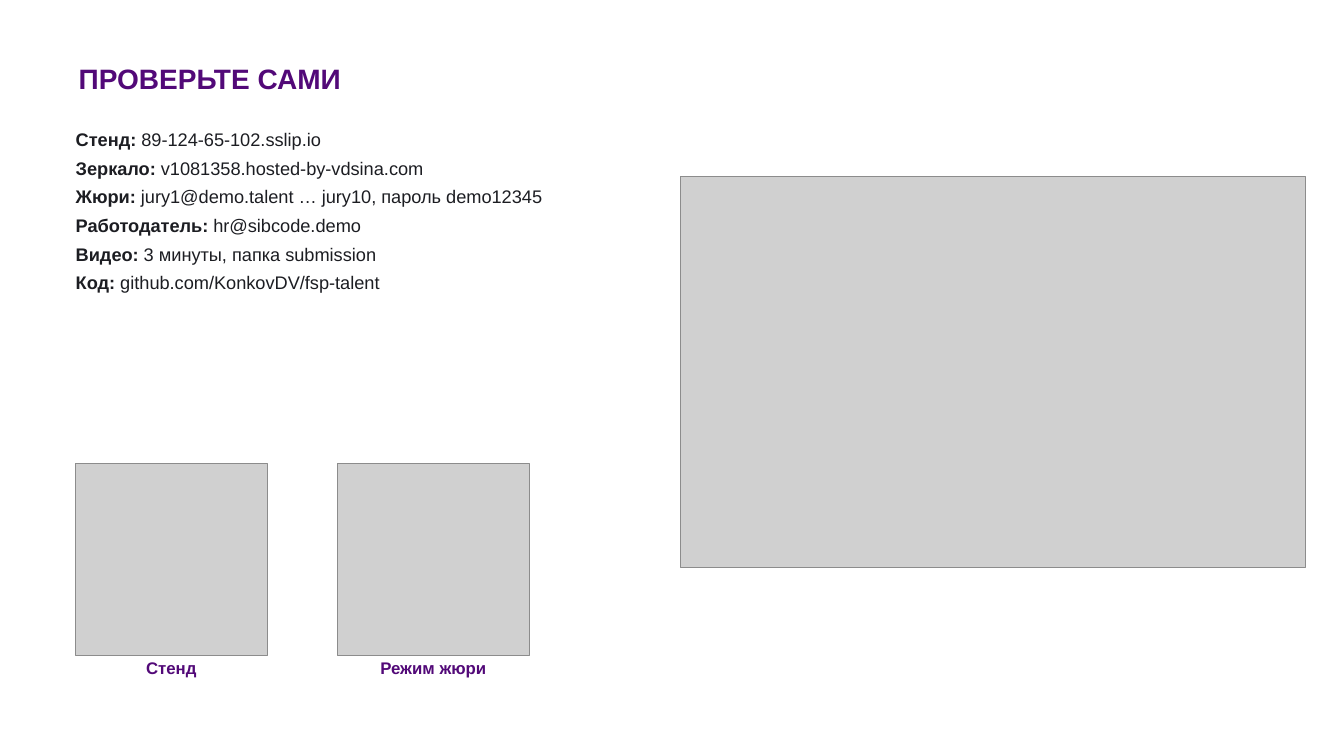
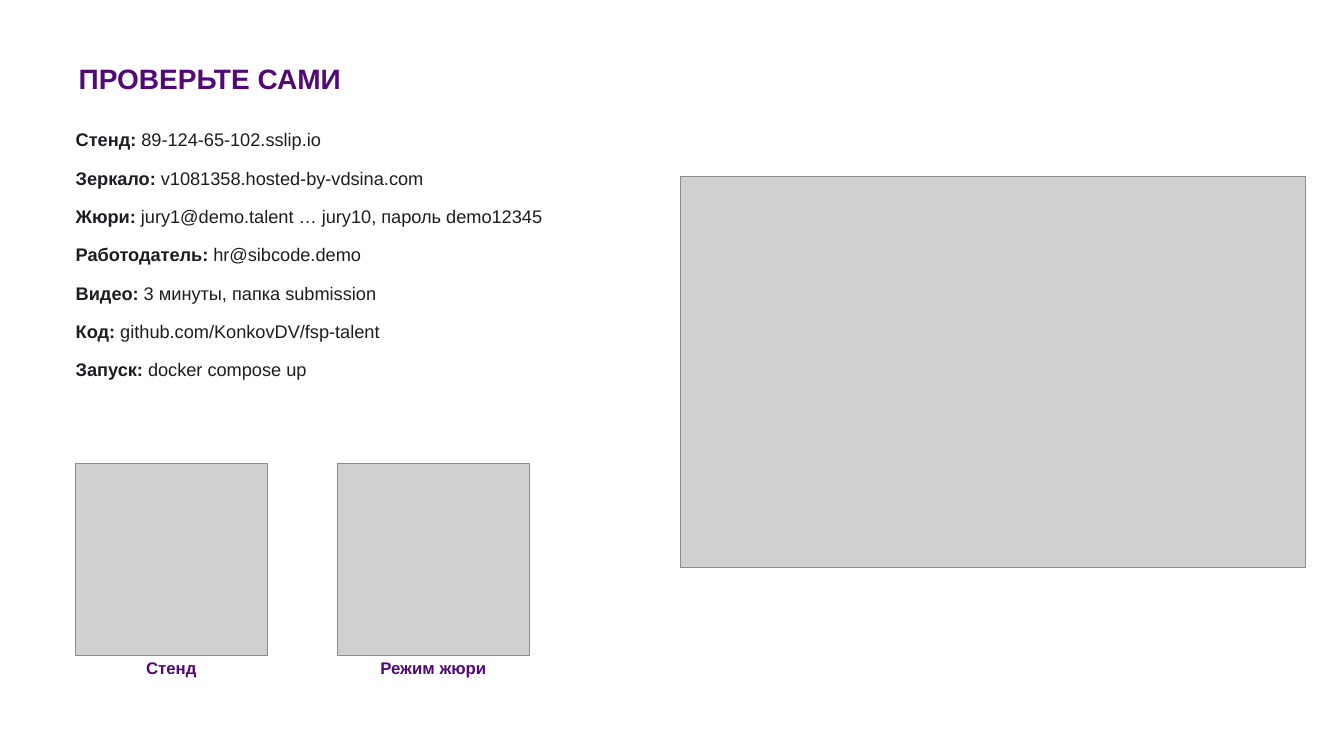
Before and after one commit to KonkovDV/fsp-talent, a slide deck: slide 28 of submission/03-presentation/FSP_Talent_presentation.pptx. Drawn at 1344x756 pixels with LibreOffice and Linux fonts; fonts in the diff are those of the drawing; grey boxes stand for pictures; background and template pictures are left out. Boxes give left, top, right and bottom in pixels: in the first picture for what was removed or moved away, otherwise in the second. Text is boxed around its words. In the diff, an @@ line names an element or a change of style, - is before the commit and + after.

Commit message:
Презентация: цифры по main 7c37a87
- κw двух путей 0,85 (все шесть зёрен 0,85–0,86), 0,76 только как старый порядок шкалы
- атака «20 сессий»: 7,2 % против 6,5 % честно (400 человек, 6 зёрен)
- вместо «0 % с чужим ключом»: 1875 из 1875 ключей проверены запуском и сигналы честности 90 % при 0,7 % ложных
- 22 семейства заданий вместо 17 генераторов
- разметка 200 пар: два независимых автоматических оценщика
- подбор по протоколам опубликованных методов: 0,607 и 0,666, BM25 0,399
- 69 мс вместо 0,36 с, повтор уверенных решений 80,3 %, docker compose up
- подпись «команда Дмитрия Конькова» на титуле и последнем слайде
- PDF пересобран из того же pptx

```diff
--- a/submission/03-presentation/FSP_Talent_presentation.pptx
+++ b/submission/03-presentation/FSP_Talent_presentation.pptx
@@ text at <box>76,132,542,342</box>: more space between paragraphs @@
@@ text at <box>76,362,306,380</box>: paragraph added @@
+Запуск: docker compose up
```
Also in this commit, not shown: 23 other slides changed, 1 other file.
